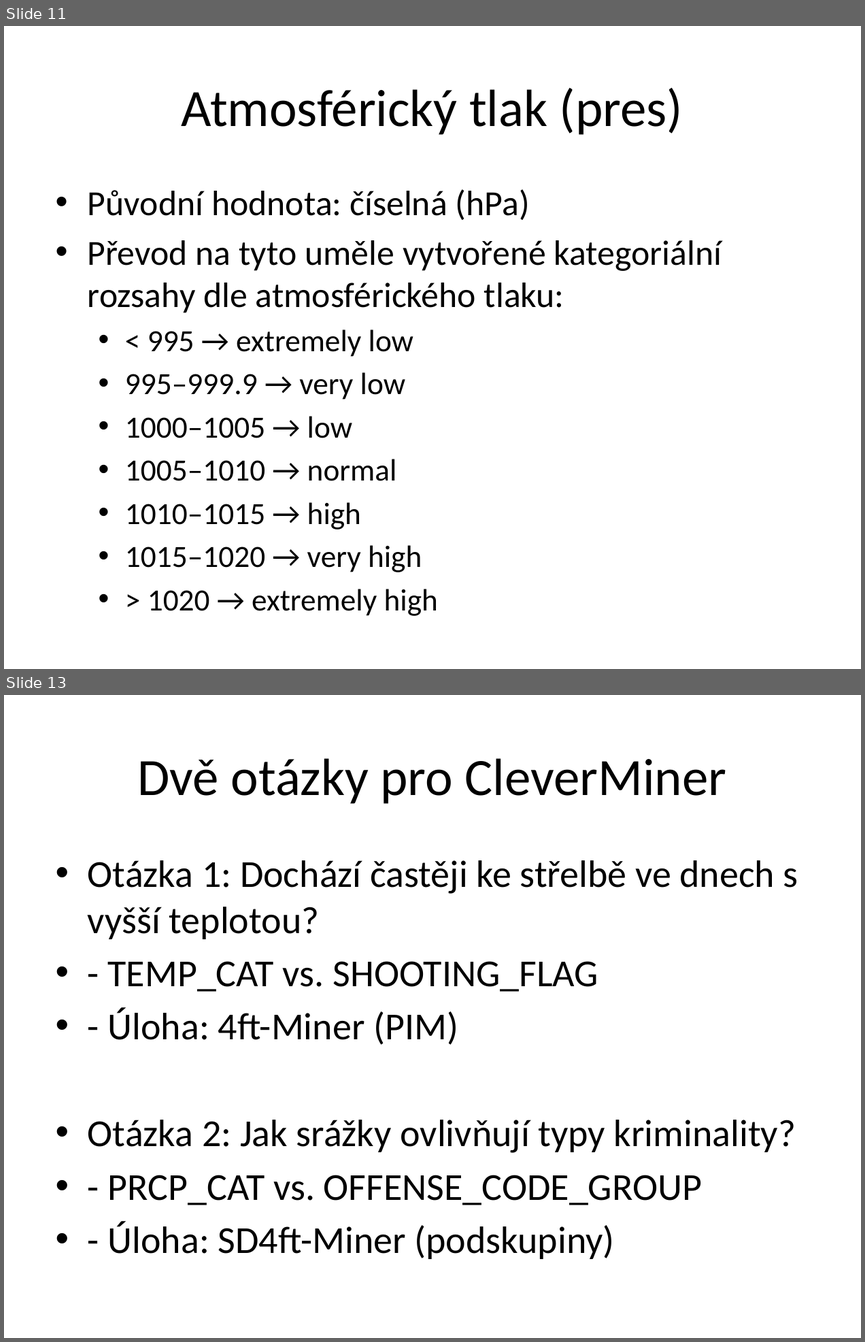
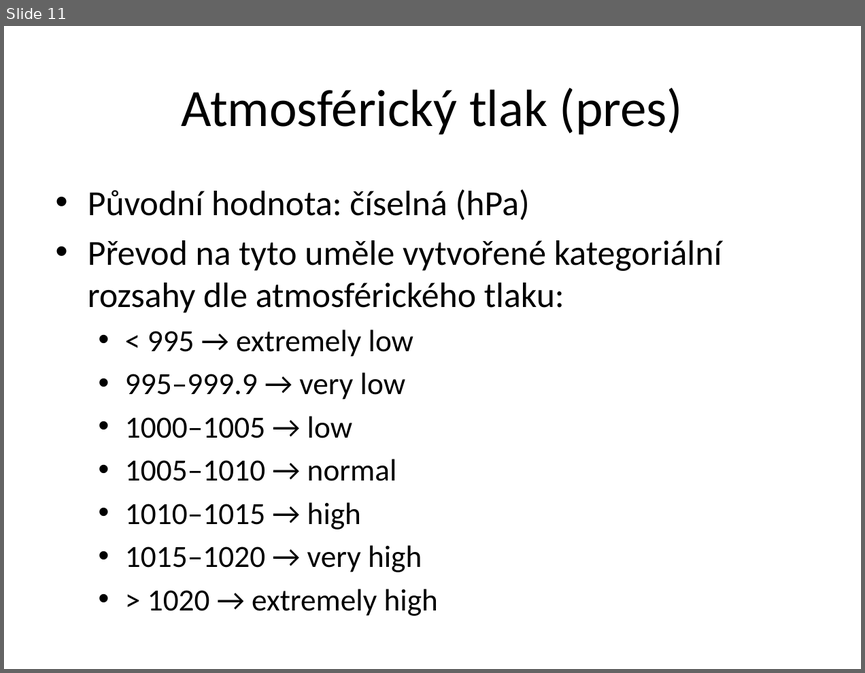
Before and after one commit to tomstomstoms2/4IZ460-term-paper, a slide deck: Files/Prubezna_zprava_4IZ460.pptx. Shown one above the other, each under a label of ours: slides 11 and 13 before the commit, slide 11 after it; the slides between them are not shown. The pictures are 865x1342 and 865x673 pixels, drawn with LibreOffice and Linux fonts; fonts in the diff are those of the drawing. Boxes give left, top, right and bottom in pixels: in the first picture for what was removed or moved away, otherwise in the second. Text is boxed around its words. In the diff, an @@ line names an element or a change of style, - is before the commit and + after.

```diff
--- a/Files/Prubezna_zprava_4IZ460.pptx
+++ b/Files/Prubezna_zprava_4IZ460.pptx
@@ slide 13 removed at <box>4,695,861,1338</box>, background #FFFFFF @@
@@ title removed at <box>137,758,726,804</box> @@
-Dvě otázky pro CleverMiner
@@ text removed at <box>88,860,798,1259</box> @@
-• Otázka 1: Dochází častěji ke střelbě ve dnech s vyšší teplotou?
-• - TEMP_CAT vs. SHOOTING_FLAG
-• - Úloha: 4ft-Miner (PIM)
-• Otázka 2: Jak srážky ovlivňují typy kriminality?
-• - PRCP_CAT vs. OFFENSE_CODE_GROUP
-• - Úloha: SD4ft-Miner (podskupiny)
```
Also in this commit, not shown: 2 slides changed, 1 other slide removed.
